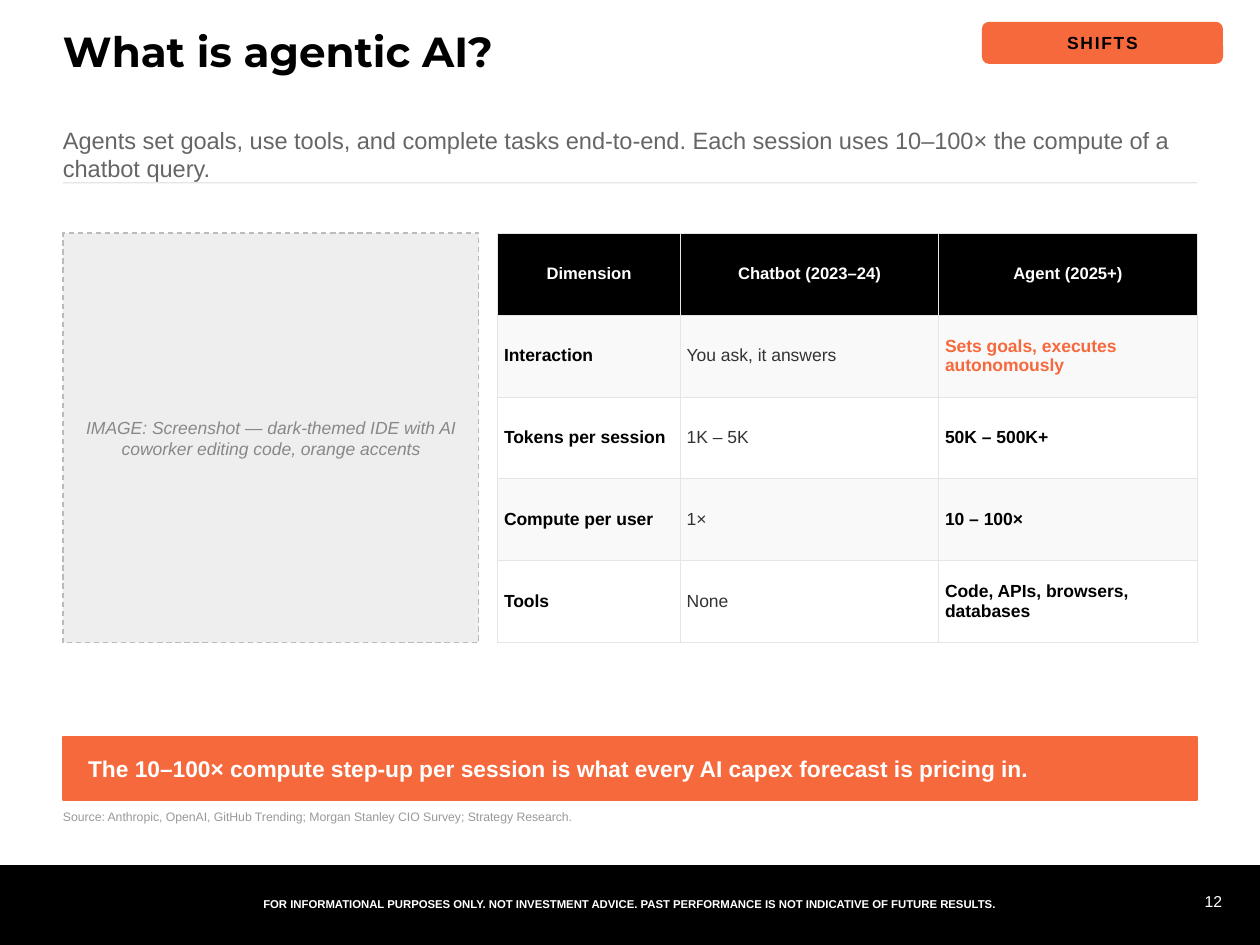
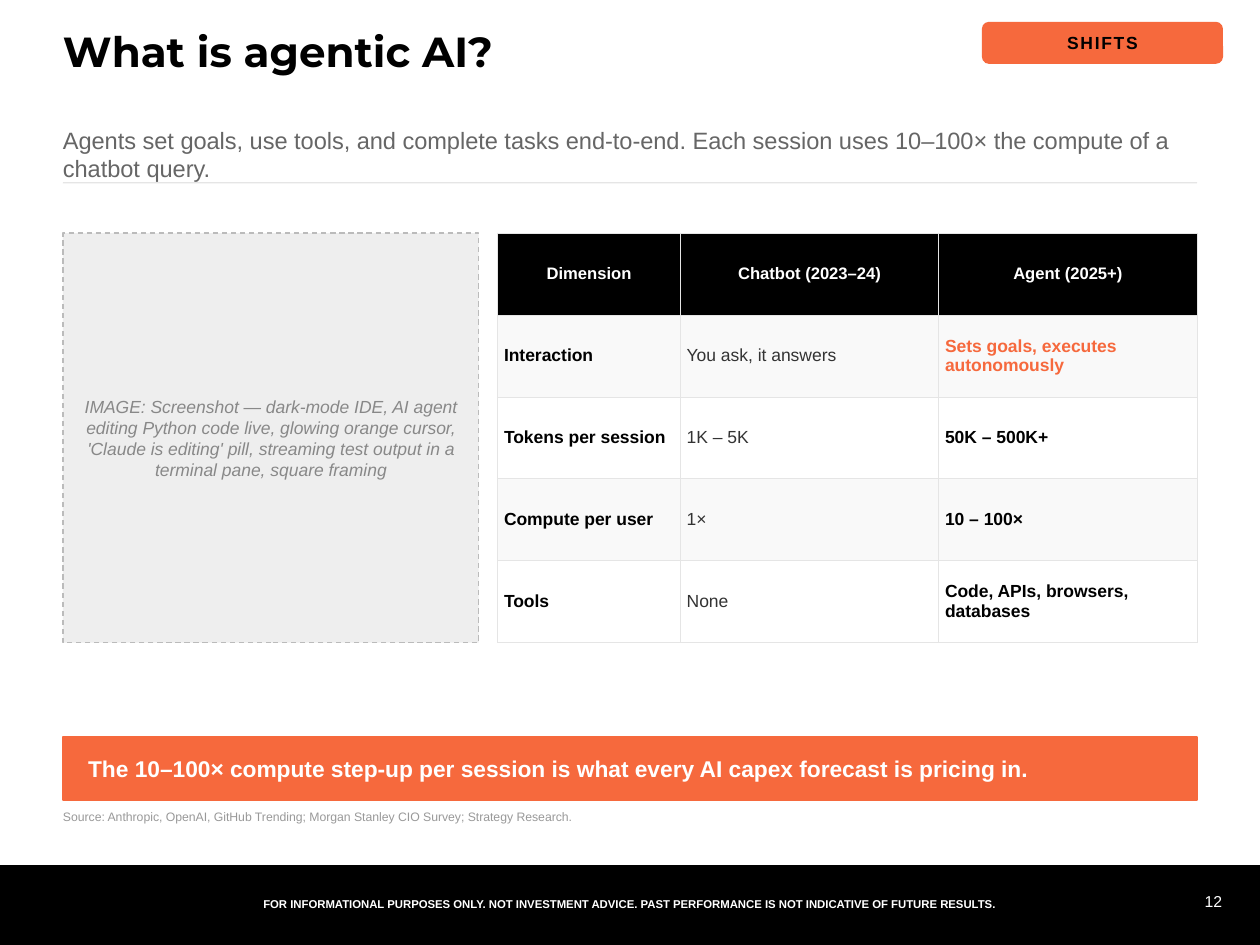
Before and after one commit to samuelcmcclellan-cell/ai-markets-deck, a slide deck: slide 12 of ai-markets-deck.pptx. Drawn at 1260x945 pixels with LibreOffice and Linux fonts; fonts in the diff are those of the drawing. Boxes give left, top, right and bottom in pixels: in the first picture for what was removed or moved away, otherwise in the second. Text is boxed around its words. In the diff, an @@ line names an element or a change of style, - is before the commit and + after.

```diff
--- a/ai-markets-deck.pptx
+++ b/ai-markets-deck.pptx
@@ text at [85, 400, 458, 480]: text changed @@
-IMAGE: Screenshot — dark-themed IDE with AI coworker editing code, orange accents
+IMAGE: Screenshot — dark-mode IDE, AI agent editing Python code live, glowing orange cursor, 'Claude is editing' pill, streaming test output in a terminal pane, square framing
```
Also in this commit, not shown: 7 other slides changed, 10 other files.
